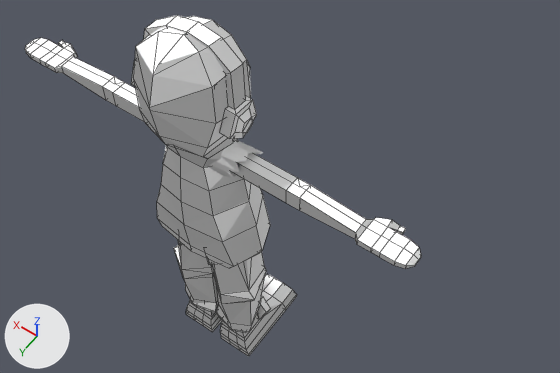
The Blender file Noizz.blend: old version first, new version second.
Camera for both pictures: a 50 mm camera at (-1.43, 1.48, 3.84) aimed at (-0.11, -0.35, 0.95). The lights are fixed; the arrows at lower left show +X, +Y and +Z. The first picture is the older version. Mesh edges are drawn as thin lines on the coarser meshes.

In view in the first picture: 'Arms', 'Headphones', 'Hoodie', 'Pants', 'Shoes', 'Sleeves'.
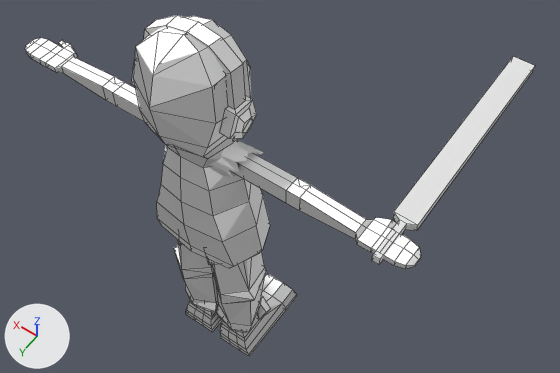
What differs and where, as boxes (x1, y1, x2, y2) in the pictures (560 x 373 px):
```json
{"object": "Weapon", "change": "shown", "after": [372, 56, 535, 265]}
```

Scene script edits in JSON lines:
```json
{"op": "remove", "block": "ob_weapon", "code": "ob_weapon.hide_set(True)"}
```
